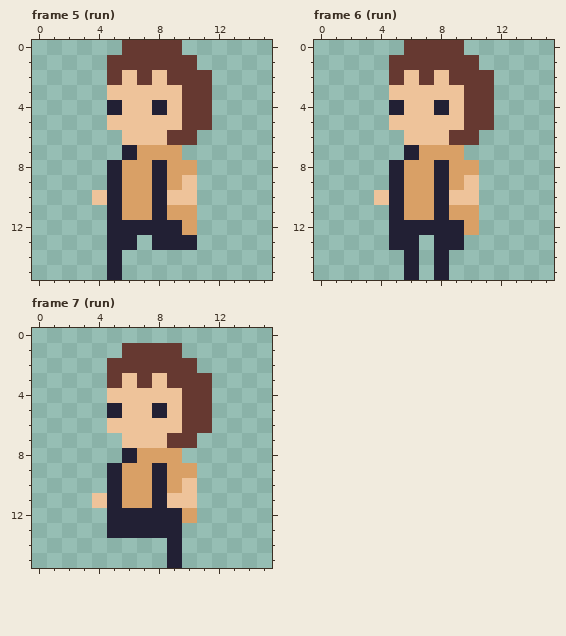
Two versions of one pixel-art file, img/aseprite_src.ase. The first picture shows the starting point.
16x16 pixels, 7 frames. Shown: frame 5 (run), frame 6 (run), frame 7 (run). The commit also changed other frames, which this record leaves out.
After:
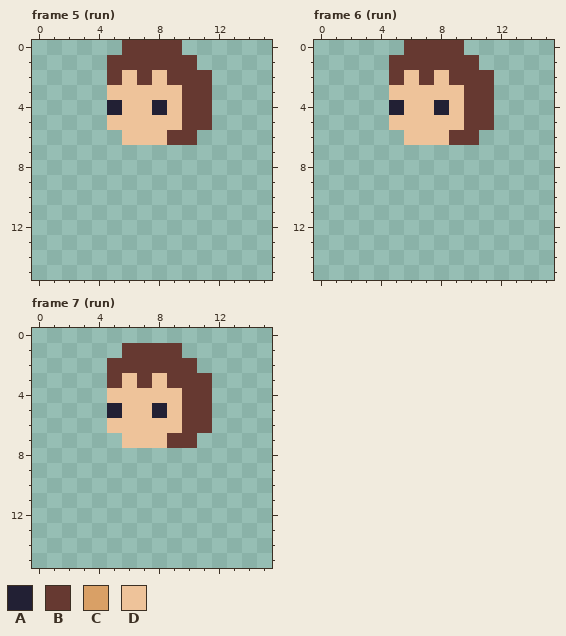
Palette (. is transparent): A #222034  B #663931  C #d9a066  D #eec39a
Edits made:
{"change": "layer \"legs\" now hidden"}
{"change": "layer \"body\" now hidden"}
{"where": "frame 5 (run)"}
{"frame":5,"y":7,"x":6,"old":"ACCC","new":"...."}
{"frame":5,"y":8,"x":5,"old":"ACCACC","new":"......"}
{"frame":5,"y":9,"x":5,"old":"ACCACD","new":"......"}
{"frame":5,"y":10,"x":4,"old":"DACCADD","new":"......."}
{"frame":5,"y":11,"x":5,"old":"ACCACC","new":"......"}
{"frame":5,"y":12,"x":5,"old":"AAAAAC","new":"......"}
{"frame":5,"y":13,"x":5,"old":"AA","new":".."}
{"frame":5,"y":13,"x":8,"old":"AAA","new":"..."}
{"frame":5,"y":14,"x":5,"old":"A","new":"."}
{"frame":5,"y":15,"x":5,"old":"A","new":"."}
{"where": "frame 6 (run)"}
{"frame":6,"y":7,"x":6,"old":"ACCC","new":"...."}
{"frame":6,"y":8,"x":5,"old":"ACCACC","new":"......"}
{"frame":6,"y":9,"x":5,"old":"ACCACD","new":"......"}
{"frame":6,"y":10,"x":4,"old":"DACCADD","new":"......."}
{"frame":6,"y":11,"x":5,"old":"ACCACC","new":"......"}
{"frame":6,"y":12,"x":5,"old":"AAAAAC","new":"......"}
{"frame":6,"y":13,"x":5,"old":"AA","new":".."}
{"frame":6,"y":13,"x":8,"old":"AA","new":".."}
{"frame":6,"y":14,"x":6,"old":"A","new":"."}
{"frame":6,"y":14,"x":8,"old":"A","new":"."}
{"frame":6,"y":15,"x":6,"old":"A","new":"."}
{"frame":6,"y":15,"x":8,"old":"A","new":"."}
{"where": "frame 7 (run)"}
{"frame":7,"y":8,"x":6,"old":"ACCC","new":"...."}
{"frame":7,"y":9,"x":5,"old":"ACCACC","new":"......"}
{"frame":7,"y":10,"x":5,"old":"ACCACD","new":"......"}
{"frame":7,"y":11,"x":4,"old":"DACCADD","new":"......."}
{"frame":7,"y":12,"x":5,"old":"AAAAAC","new":"......"}
{"frame":7,"y":13,"x":5,"old":"AAAAA","new":"....."}
{"frame":7,"y":14,"x":9,"old":"A","new":"."}
{"frame":7,"y":15,"x":9,"old":"A","new":"."}
